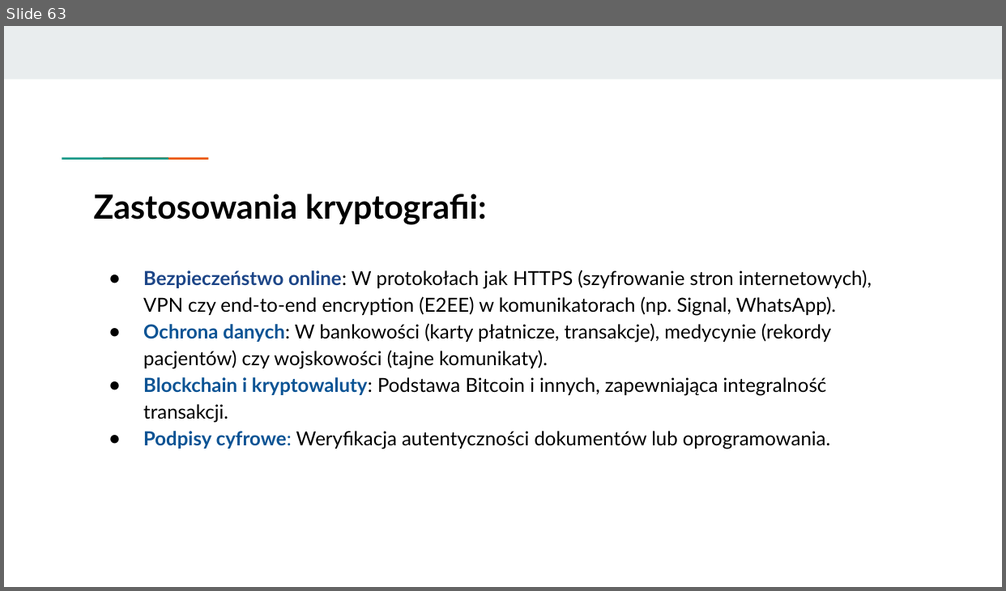
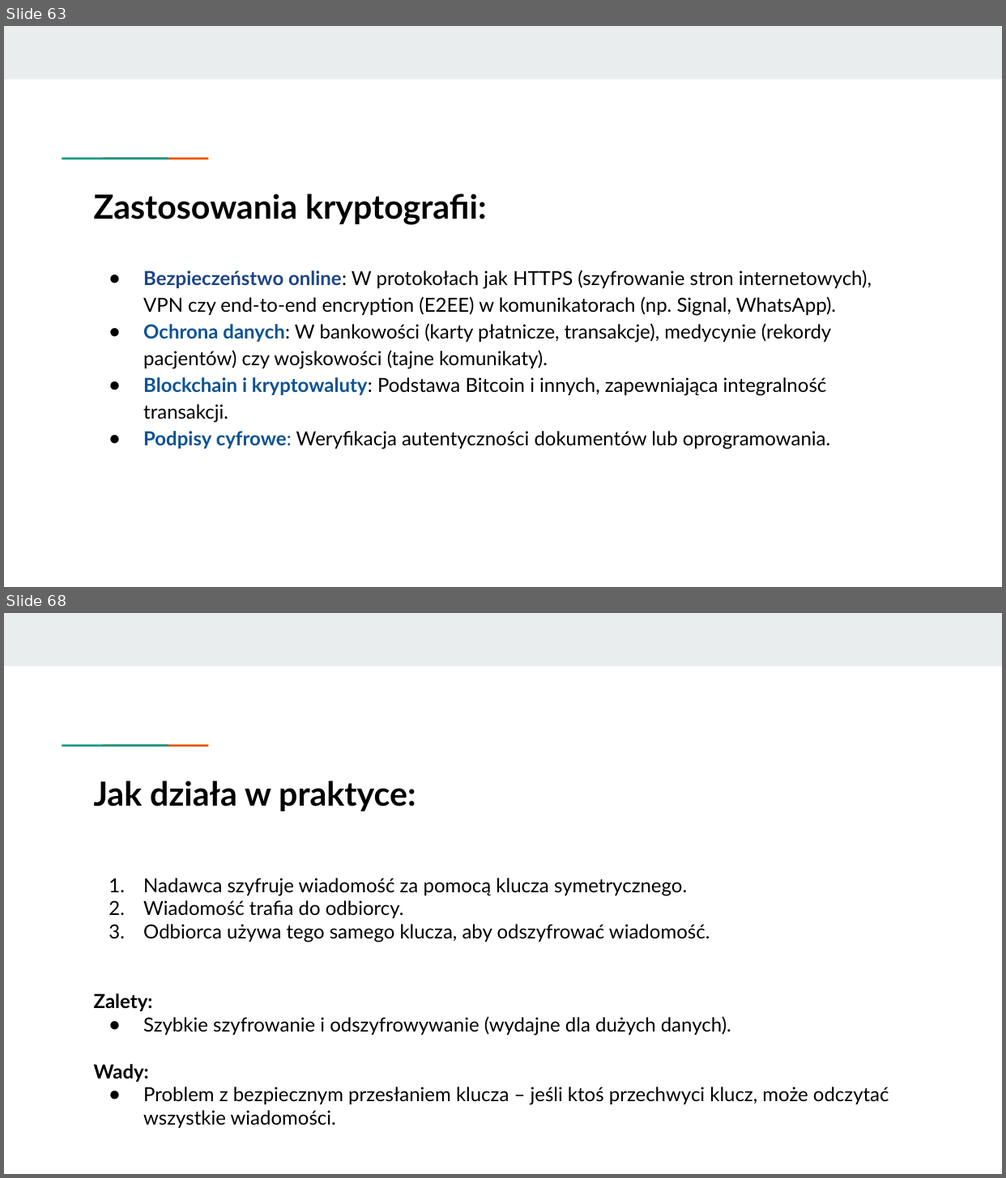
Before and after one commit to KasiaKasia/PRZEDMIOTY, a slide deck: ZASTOSOWANIE_INFORMATYKI/1A-gr_2/Zastosowanie informatyki - 1A gr. 2-plik2.pptx. Shown one above the other, each under a label of ours: slide 63 before the commit, slides 63 and 68 after it; the slides between them are not shown. The pictures are 1006x591 and 1006x1178 pixels, drawn with LibreOffice and Linux fonts; fonts in the diff are those of the drawing. Boxes give left, top, right and bottom in pixels: in the first picture for what was removed or moved away, otherwise in the second. Text is boxed around its words. In the diff, an @@ line names an element or a change of style, - is before the commit and + after.

```diff
--- a/ZASTOSOWANIE_INFORMATYKI/1A-gr_2/Zastosowanie informatyki - 1A gr. 2-plik2.pptx
+++ b/ZASTOSOWANIE_INFORMATYKI/1A-gr_2/Zastosowanie informatyki - 1A gr. 2-plik2.pptx
@@ slide 68 added at [4,613,1002,1174], background #FFFFFF; not listed: 3 template elements that a slide beside it also shows @@
@@ title added at [94,781,415,811], 24 pt, text #000000, bold @@
+Jak działa w praktyce:
@@ text added at [94,878,889,1128], 14 pt, text #000000 @@
+1. Nadawca szyfruje wiadomość za pomocą klucza symetrycznego.
+2. Wiadomość trafia do odbiorcy.
+3. Odbiorca używa tego samego klucza, aby odszyfrować wiadomość.
+Zalety:
+● Szybkie szyfrowanie i odszyfrowywanie (wydajne dla dużych danych).
+Wady:
+● Problem z bezpiecznym przesłaniem klucza – jeśli ktoś przechwyci klucz, może odczytać wszystkie wiadomości.
```
Also in this commit, not shown: 7 other slides added, 2 other files.
